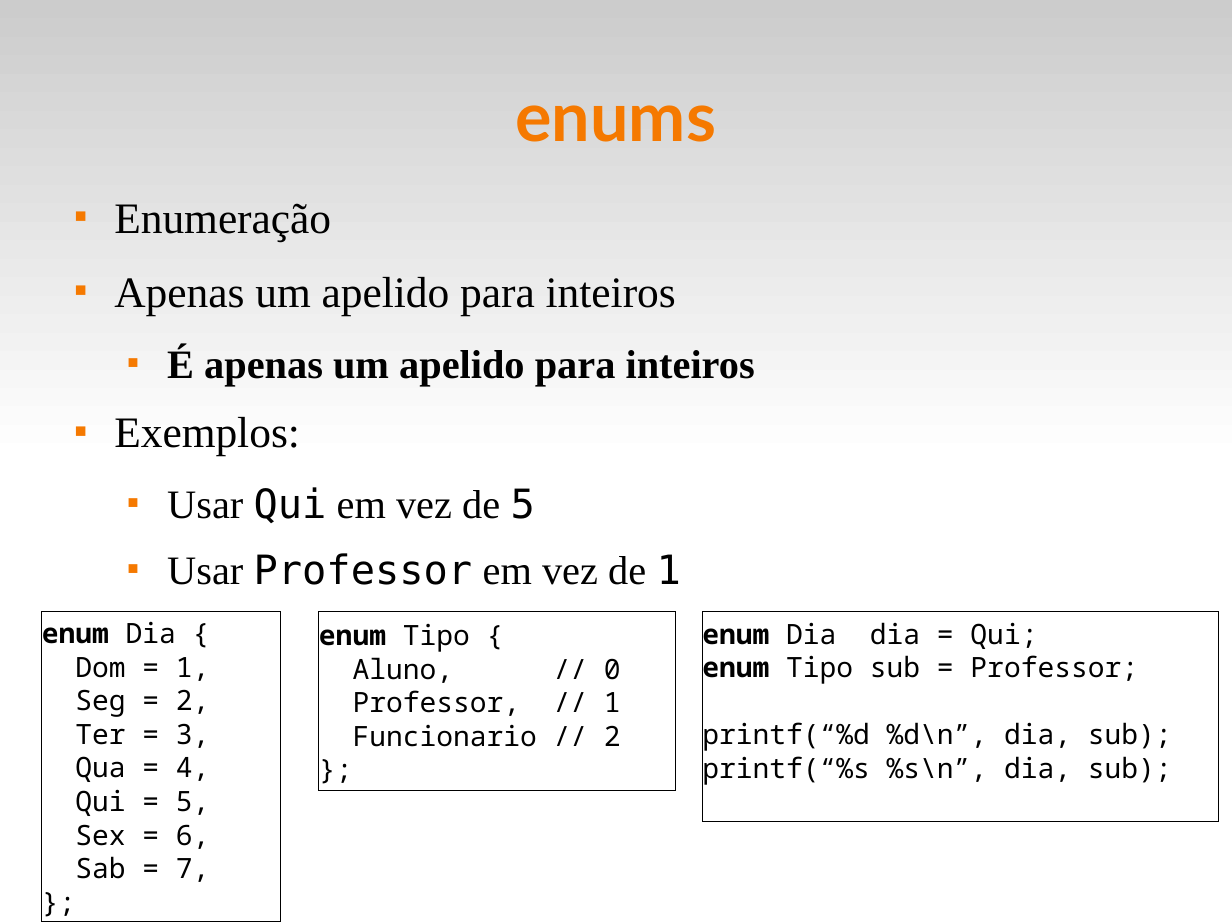
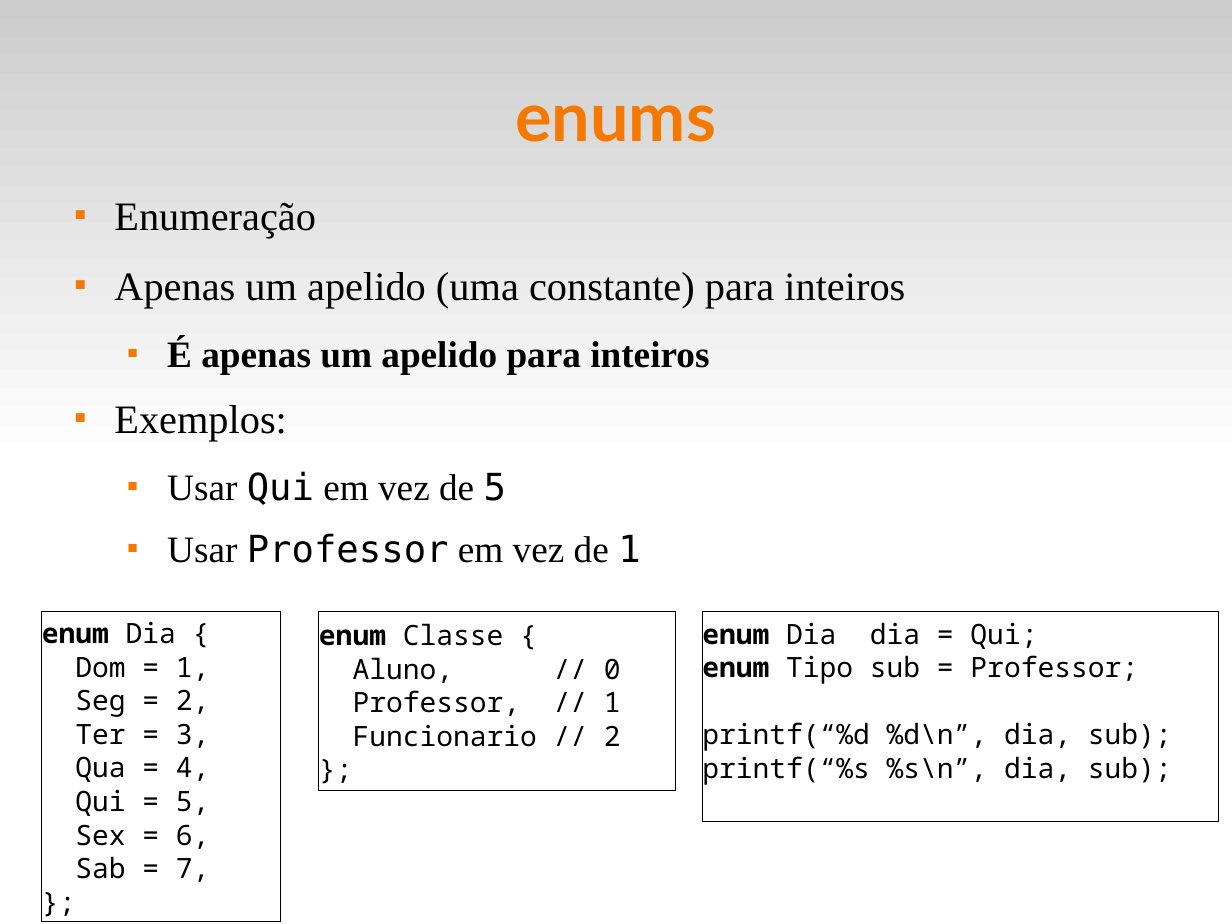
Before and after one commit to fsantanna-uerj/LP1, a slide deck: slide 27 of Slides/lp1-07-compostos.odp. Drawn at 1232x924 pixels with LibreOffice and Linux fonts; fonts in the diff are those of the drawing. Boxes give left, top, right and bottom in pixels: in the first picture for what was removed or moved away, otherwise in the second. Text is boxed around its words. In the diff, an @@ line names an element or a change of style, - is before the commit and + after.

```diff
--- a/Slides/lp1-07-compostos.odp
+++ b/Slides/lp1-07-compostos.odp
@@ text at [114, 203, 709, 563]: size 28 to 26 pt in "Enumeração", "Exemplos:"; size 26 to 24 pt in "É apenas um apelido para inteiros", "Usar Qui em vez de 5", "Usar Professor em vez de 1" @@
@@ text at [114, 272, 905, 309]: text changed; size 28 to 26 pt @@
-■ Apenas um apelido para inteiros
+■ Apenas um apelido (uma constante) para inteiros
@@ text in rectangle at [319, 623, 504, 646]: text changed @@
-enum Tipo {
+enum Classe {
```
Also in this commit, not shown: 6 other files.
